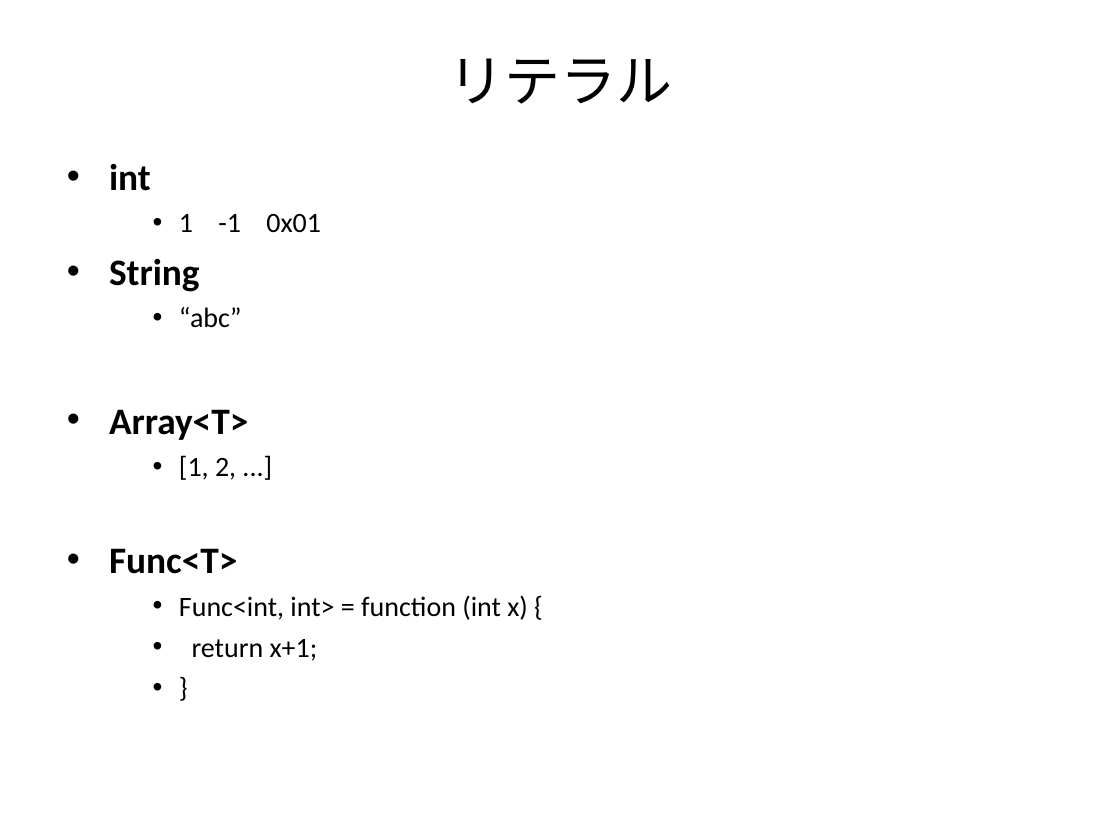
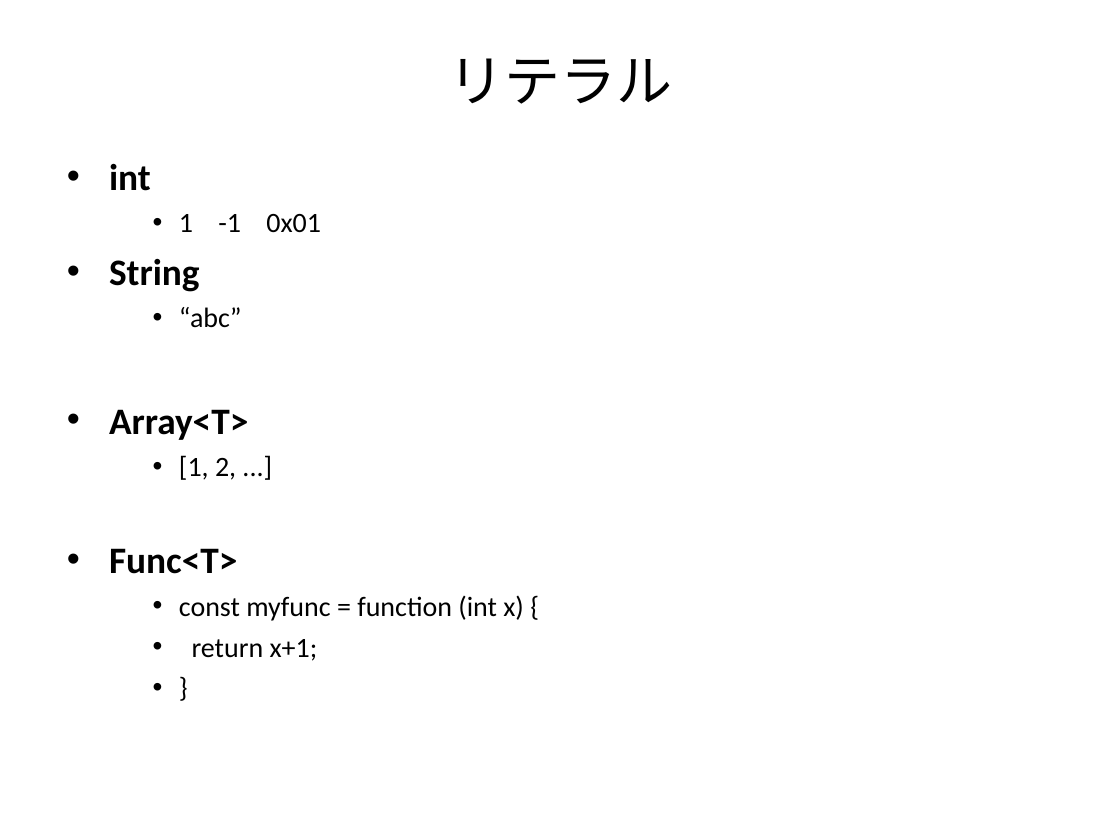
Before and after one commit to GreenTeaScript/GreenTeaScript, a slide deck: slide 4 of spec/GreenTeaScriptSpec.ppt. Drawn at 1120x840 pixels with LibreOffice and Linux fonts; fonts in the diff are those of the drawing. Boxes give left, top, right and bottom in pixels: in the first picture for what was removed or moved away, otherwise in the second. Text is boxed around its words. In the diff, an @@ line names an element or a change of style, - is before the commit and + after.

```diff
--- a/spec/GreenTeaScriptSpec.ppt
+++ b/spec/GreenTeaScriptSpec.ppt
@@ text at box(179, 595, 524, 621): text changed @@
-    • Func<int, int> = function (int x) {
+    • const myfunc = function (int x) {
```
Also in this commit, not shown: 1 other slide changed, 4 slides added, 1 other file.
